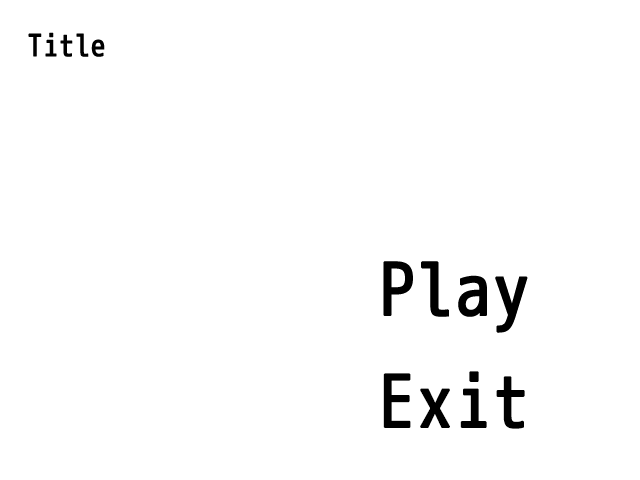
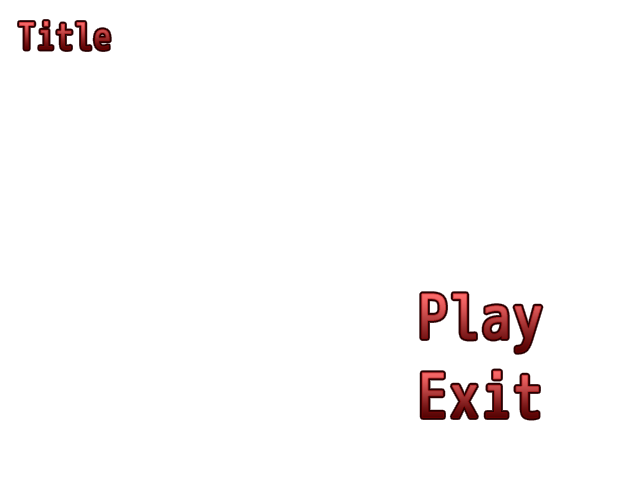
Two versions of the same layered image (640 × 480). Layer-by-layer changes:
painted on "Exit" over [383, 368, 541, 429]
painted on "Play" over [383, 261, 544, 355]
painted on "Title" over [17, 19, 112, 57]
